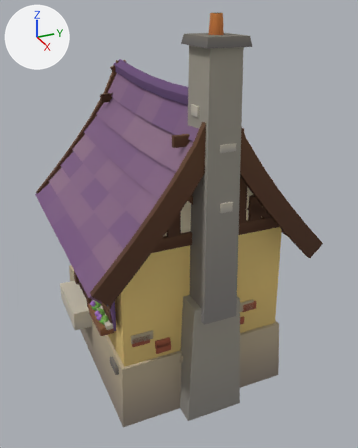
The glTF model exports/glb/houses/house_18_tiny_cottage.glb as it was, and as the next commit left it.
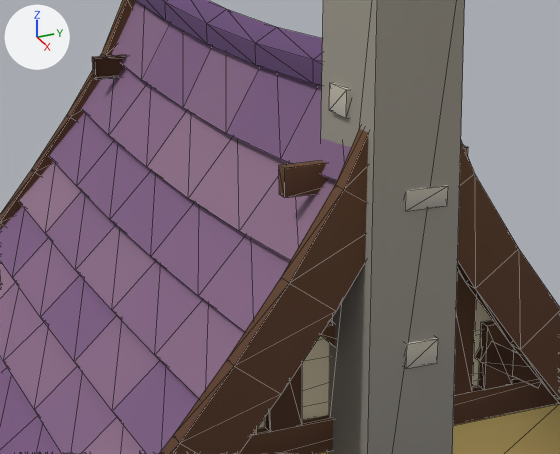
Each version is shown whole from a 50 mm lens placed at (34.2, -14.0, 24.3), pointed at (1.5, 0.8, 8.0), then close up on the part from 18% to 78% of the width and 16% to 55% of the height. Arrows for +X, +Y and +Z are at upper left; the lights stay in place. The older version's two pictures come first. The close-ups show mesh edges as thin lines. Vertices at exactly the same position are counted once.

The scene before the commit, as lines of its bpy script (objects in view):
```python
me_house_18_tiny_cottage = bpy.data.meshes.new('house_18_tiny_cottage')
me_house_18_tiny_cottage.from_pydata(...)  # 1628 vertices, 2443 faces; spans x -9.5..10.0, y -8.6..8.6, z -4.0..23.6
me_house_18_tiny_cottage.materials.append(mat_villagepalette)  # picture img_village_palette
ob_house_18_tiny_cottage = bpy.data.objects.new('house_18_tiny_cottage', me_house_18_tiny_cottage)
ob_house_18_tiny_cottage.location = (0.0, 0.0, 0.0)
```
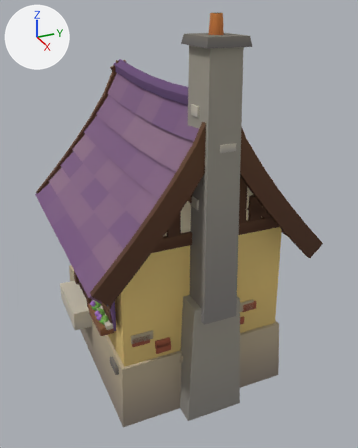
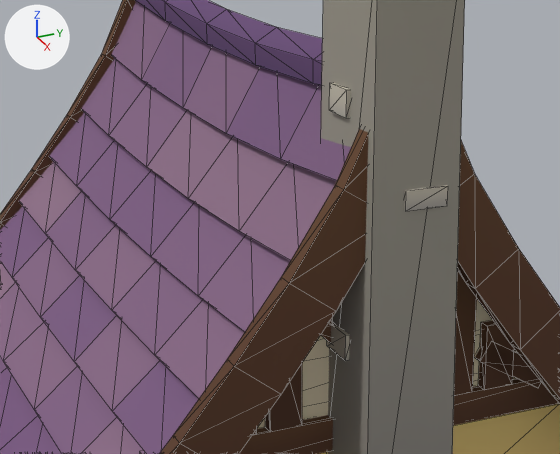
Changed parts and their boxes (x1, y1, x2, y2) in the close-ups (560 x 454 px; the box of a moved part takes in the faces that stretch with it):
part 1 of me_house_18_tiny_cottage, moved or reshaped (not visible afterwards): before (405, 338, 438, 369)
part 2 of me_house_18_tiny_cottage, moved or reshaped (not visible before): after (327, 322, 349, 360)
part 3 of me_house_18_tiny_cottage, deleted (brown): before (92, 55, 126, 80)
part 4 of me_house_18_tiny_cottage, deleted: before (279, 145, 468, 198)

The edits, one by one:
me_house_18_tiny_cottage is used by ob_house_18_tiny_cottage; location (0.0, 0.0, 0.0).
me_house_18_tiny_cottage had 1628 vertices, 2443 faces and spanned x -9.5..10.0, y -8.6..8.6, z -4.0..23.6.
me_house_18_tiny_cottage now has 1596 vertices, 2403 faces and spans x -9.5..10.0, y -8.6..8.6, z -4.0..23.6.
me_house_18_tiny_cottage part 1: the loose piece of 8 vertices spanning x 9.6..9.8, y -0.2..0.6, z 12.3..12.9 is moved by (-2.8, 0.1, 0.7).
me_house_18_tiny_cottage part 2: the loose piece of 8 vertices spanning x 8.0..8.9, y 1.0..1.2, z 13.8..14.4 is moved by (-0.2, -2.3, -1.5).
me_house_18_tiny_cottage part 3: the loose piece of 8 vertices spanning x -7.8..-7.5, y -2.4..2.4, z 16.2..16.8 is deleted.
me_house_18_tiny_cottage part 4: the loose piece of 8 vertices spanning x 7.5..7.8, y -2.4..2.4, z 16.2..16.8 is deleted.
Other edits to the shape of me_house_18_tiny_cottage do not show in these pictures.
